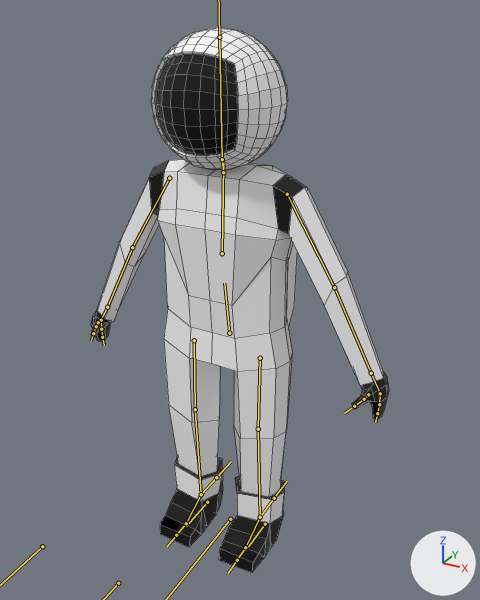
A saved change to the FBX model Assets/Model Stuff/astronaut.fbx.
Both versions are drawn from a 50 mm lens placed at (3.12, -5.44, 5.62), pointed at (0.13, -0.01, 2.9). Every picture has the same lights, and +X, +Y and +Z are marked at lower right. The bones that bend it are drawn over the model as lines. Mesh edges are drawn as thin lines.
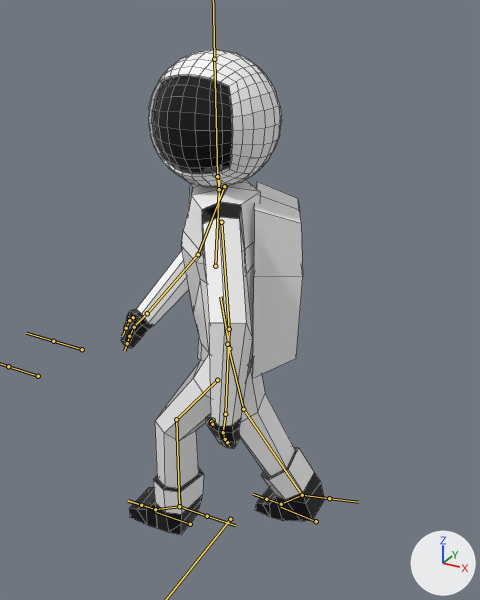
The newer file adds an action. The first version stands in its rest pose; the second is drawn at frame 13 of the action 'Armature|Strafe Right'.

What the commit changed:
Bone 'Torso' (bone_torso) moves from (0.0, 0.0, 0.0) to (0.0, -0.18, -0.03).
Bone 'Torso' (bone_torso) turns from (0, 0, 0) to (13, -66, -20) degrees about its own x, y and z.
Bone 'Chest' (bone_chest) turns from (0, 0, 0) to (0, 6, 0) degrees about its own x, y and z.
Bone 'Neck' (bone_neck) turns from (0, 0, 0) to (11, 59, 20) degrees about its own x, y and z.
Bone 'Upper Arm.L' (bone_upper_arm_l) turns from (0, 0, 0) to (5, -1, 5) degrees about its own x, y and z.
Bone 'Lower Arm.L' (bone_lower_arm_l) turns from (0, 0, 0) to (-39, 19, -22) degrees about its own x, y and z.
Bone 'Thumb01.L' (bone_thumb01_l) turns from (0, 0, 0) to (-47, -11, 16) degrees about its own x, y and z.
Bone 'Thumb02.L' (bone_thumb02_l) turns from (0, 0, 0) to (-18, -9, 5) degrees about its own x, y and z.
Bone 'Upper Arm.R' (bone_upper_arm_r) turns from (0, 0, 0) to (-13, -4, 20) degrees about its own x, y and z.
Bone 'Lower Arm.R' (bone_lower_arm_r) turns from (0, 0, 0) to (-23, -6, 37) degrees about its own x, y and z.
Bone 'Hand.R' (bone_hand_r) turns from (0, 0, 0) to (-6, 2, 6) degrees about its own x, y and z.
Bone 'Thumb01.R' (bone_thumb01_r) turns from (0, 0, 0) to (-47, 11, -16) degrees about its own x, y and z.
Bone 'Thumb02.R' (bone_thumb02_r) turns from (0, 0, 0) to (-18, 9, -5) degrees about its own x, y and z.
Bone 'Upper Leg.L' (bone_upper_leg_l) turns from (0, 0, 0) to (37, 22, -3) degrees about its own x, y and z.
Bone 'Lower Leg.L' (bone_lower_leg_l) turns from (0, 0, 0) to (32, 0, 0) degrees about its own x, y and z.
Bone 'Foot.L.001' (bone_foot_l_001) turns from (0, 0, 0) to (-6, 0, 3) degrees about its own x, y and z.
Bone 'Upper Leg.R' (bone_upper_leg_r) turns from (0, 0, 0) to (-15, 23, -5) degrees about its own x, y and z.
Bone 'Lower Leg.R' (bone_lower_leg_r) turns from (0, 0, 0) to (20, 0, 0) degrees about its own x, y and z.
Bone 'Foot.R.001' (bone_foot_r_001) turns from (0, 0, 0) to (17, 0, 0) degrees about its own x, y and z.
Bone 'Toes.R.001' (bone_toes_r_001) turns from (0, 0, 0) to (17, 4, -1) degrees about its own x, y and z.

Boxes [x1, y1, x2, y2] around the edits, measured in the pictures (480 x 600 px):
'Cube', posed (31% narrower, 11% shorter)
    before: [91, 27, 389, 573]
    after: [121, 50, 325, 535]
bone 'Torso', root to tip
    before: (229, 333) to (224, 283)
    after: (229, 348) to (220, 296)
bone 'Chest', root to tip
    before: (222, 253) to (223, 163)
    after: (215, 266) to (219, 180)
bone 'Neck', root to tip
    before: (223, 172) to (222, 159)
    after: (219, 189) to (217, 176)
bone 'Upper Arm.L', root to tip
    before: (287, 194) to (334, 287)
    after: (221, 222) to (229, 329)
bone 'Lower Arm.L', root to tip
    before: (334, 287) to (371, 373)
    after: (229, 329) to (225, 414)
bone 'Thumb01.L', root to tip
    before: (368, 394) to (364, 399)
    after: (213, 420) to (211, 421)
bone 'Thumb02.L', root to tip
    before: (364, 399) to (354, 406)
    after: (211, 421) to (212, 424)
bone 'Upper Arm.R', root to tip
    before: (169, 178) to (132, 247)
    after: (224, 186) to (198, 254)
bone 'Lower Arm.R', root to tip
    before: (132, 247) to (107, 307)
    after: (198, 254) to (147, 313)
bone 'Hand.R', root to tip
    before: (107, 307) to (101, 319)
    after: (147, 313) to (134, 326)
bone 'Thumb01.R', root to tip
    before: (98, 322) to (96, 326)
    after: (133, 317) to (129, 320)
bone 'Thumb02.R', root to tip
    before: (96, 326) to (93, 333)
    after: (129, 320) to (126, 328)
bone 'Upper Leg.L', root to tip
    before: (260, 358) to (258, 429)
    after: (217, 380) to (176, 419)
bone 'Lower Leg.L', root to tip
    before: (258, 429) to (260, 517)
    after: (176, 419) to (179, 506)
bone 'Foot.L.001', root to tip
    before: (260, 517) to (245, 547)
    after: (179, 506) to (155, 509)
bone 'Upper Leg.R', root to tip
    before: (194, 340) to (195, 409)
    after: (227, 344) to (243, 409)
bone 'Lower Leg.R', root to tip
    before: (195, 409) to (201, 494)
    after: (243, 409) to (302, 495)
bone 'Foot.R.001', root to tip
    before: (201, 494) to (186, 523)
    after: (302, 495) to (281, 504)
bone 'Toes.R.001', root to tip
    before: (186, 523) to (176, 535)
    after: (281, 504) to (266, 499)
